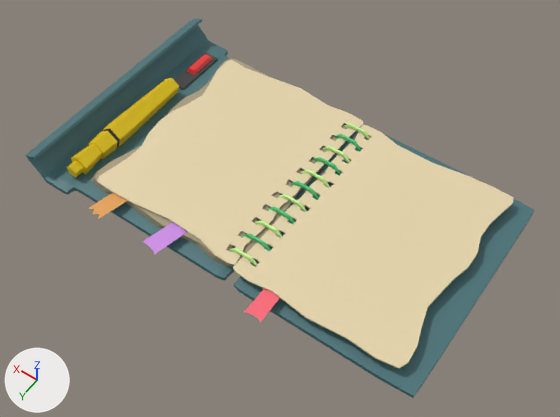
Before and after pictures for a commit that changed the Blender file Assets/Models/tattered_journal.blend.
Rendered twice from a camera (50 mm lens) standing at (-0.273, 0.432, 0.611) and looking at (0.022, 0.02, -0.037). Every picture has the same lights, and +X, +Y and +Z are marked at lower left.

Objects in the first picture: 'Plane.004', 'book cover left', 'book cover right', 'highlighter', 'holo mode button', 'logs bookmark', 'page_flip', 'page_right', 'species bookmark', 'spine', 'upgrades bookmark'.
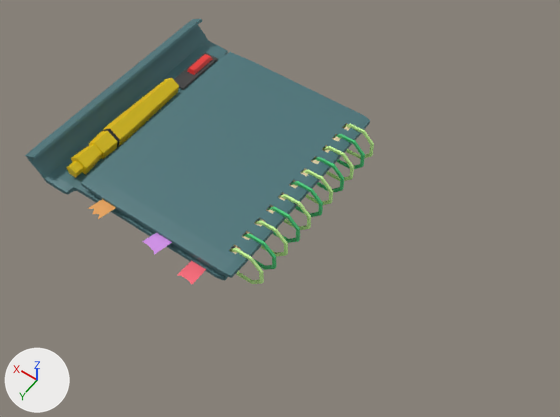
The newer file is also turned or shifted as a whole; pictures and numbers use the older file's frame.

What changed in the scene script:
```text
Change me_cube_002:
    where me_cube_002.from_pydata(...)  # 372 vertices, 416 faces; spans x -2.02..-0.05, y -0.97..0.97, z -1.0..1.0
    used by ob_book_cover_left; parent = ob_spine; location = (-0.169, 0.0, -0.029); scale = (0.101, 0.132, 0.00396)
    me_cube_002 part 1: the whole mesh is multiplied about its middle by the matrix ((-1.0, 0.0, 0.0), (0.0, 1.0, 0.0), (0.028, 0.0, -1.0)), then moved by (1.98, 0.0, 3.29)
Change me_plane_006:
    where me_plane_006.from_pydata(...)  # 426 vertices, 520 faces; spans x -0.04..2.01, y 2.86..4.87, z 0.03..0.05
    used by ob_page_flip; parent = ob_spine; location = (-0.173, 0.468, -0.0184); rotation_euler = (3.142, -3.134, 0.00444), in degrees (180, -180, 0.3); scale = (0.0917, 0.12, 0.0892)
    me_plane_006 part 2: the whole mesh is multiplied about its middle by the matrix ((-1.0, 0.009, -0.007), (0.009, 1.0, 0.0), (0.007, 0.0, -1.0)), then moved by (-2.03, 0.01, 0.01)
Change me_plane_010:
    used by ob_species_bookmark; parent = ob_page_left; location = (-0.215, 0.127, -0.0166); rotation_euler = (0.0, 0.0, 0.0303), in degrees (0, 0, 1.7); scale = (0.0089, 0.0239, 0.00836)
    remove me_plane_010.from_pydata(...)  # 24 vertices, 15 faces; spans x -1.0..1.16, y -1.0..1.0, z 0.0
    add me_plane_010.from_pydata(...)  # 24 vertices, 15 faces; spans x 8.14..10.46, y -1.13..0.89, z -1.4
    me_plane_010 part 3: 24 of 24 vertices moved; they spanned x -1.0..1.16, y -1.0..1.0, z 0.0 and now span x 8.14..10.46, y -1.13..0.89, z -1.4; mean shift (9.29, -0.11, -1.4); largest move (-1.0, 1.0, 0.0) -> (10.46, 0.87, -1.4)
```

Boxes (x1, y1, x2, y2) around the edits, measured in the pictures (560 x 417 px):
'book cover left', reshaped (14% shorter): before (234, 134, 534, 398); after (81, 52, 370, 278)
'page_flip', reshaped: before (233, 125, 514, 369); after (233, 123, 351, 254)
'species bookmark', reshaped: before (244, 289, 279, 323); after (177, 261, 206, 284)
'page_right', unchanged, covered by the edit: before (97, 60, 363, 264); after (233, 134, 336, 253)
'Plane.004', unchanged, covered by the edit: before (91, 58, 364, 267); after (231, 127, 345, 248)
